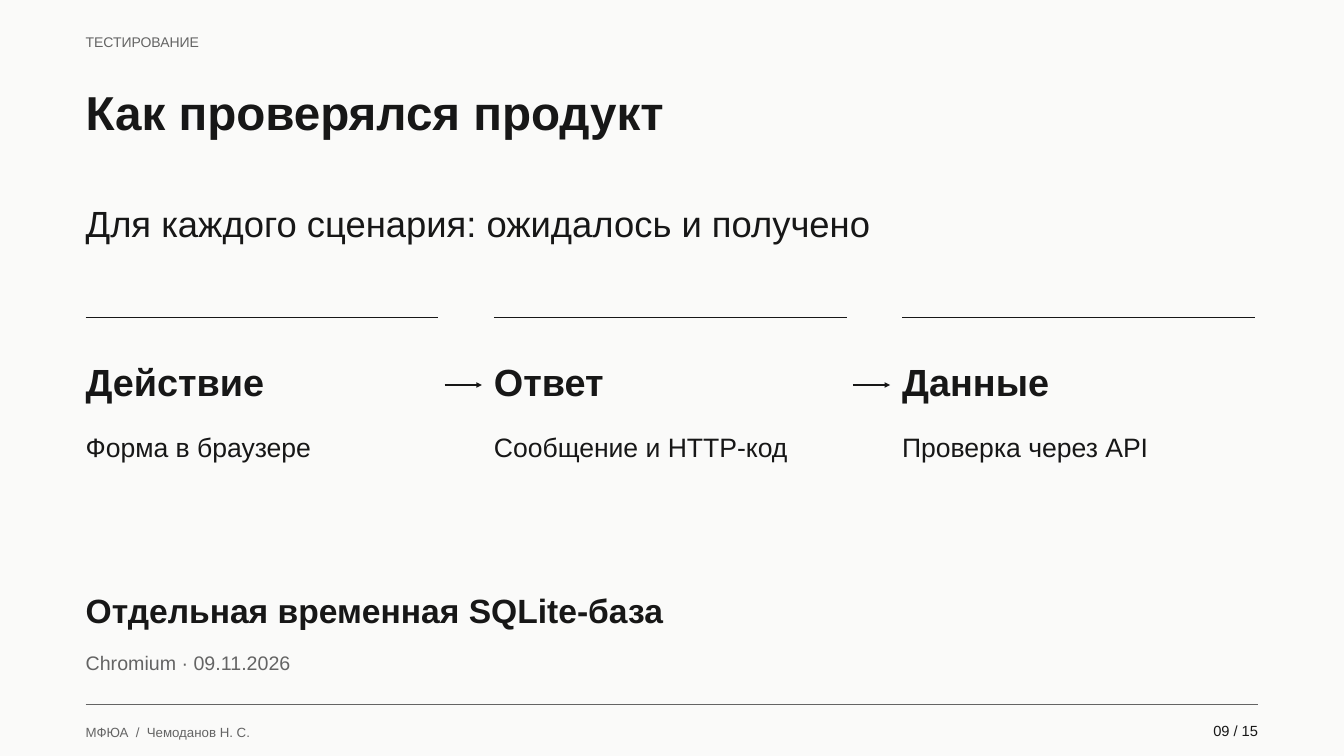
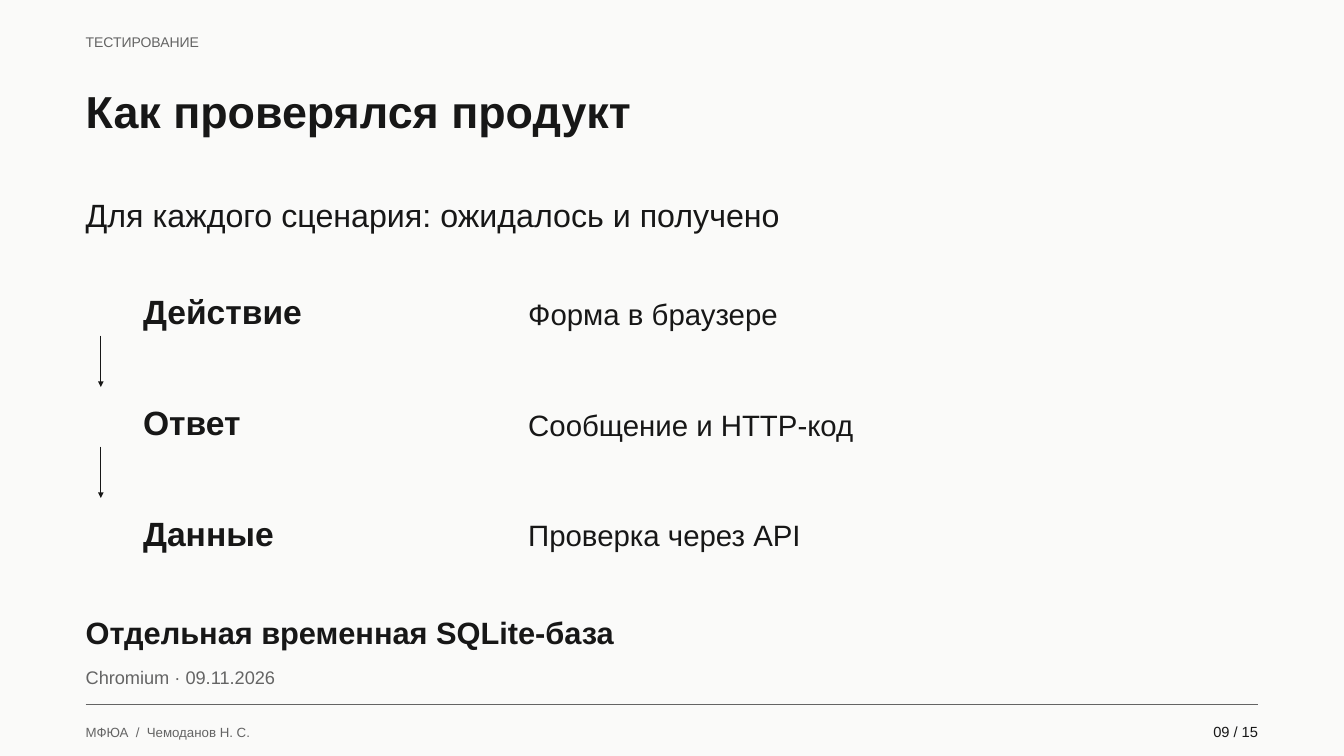
Before and after one commit to Koryza/kyyyyyrsach, a slide deck: slide 9 of docs/defense/catalog_defense.pptx. Drawn at 1344x756 pixels with LibreOffice and Linux fonts; fonts in the diff are those of the drawing. Boxes give left, top, right and bottom in pixels: in the first picture for what was removed or moved away, otherwise in the second. Text is boxed around its words. In the diff, an @@ line names an element or a change of style, - is before the commit and + after.

```diff
--- a/docs/defense/catalog_defense.pptx
+++ b/docs/defense/catalog_defense.pptx
@@ text "Как проверялся продукт" at (x1=86, y1=97, x2=630, y2=137): size 34 to 32 pt; line spacing 1.08 to 1.1 @@
@@ text "Для каждого сценария: ожидалось и ..." at (x1=86, y1=205, x2=780, y2=233): size 26 to 23 pt; line spacing 1.08 to 1.1 @@
@@ text "Действие" moved from (x1=86, y1=368, x2=265, y2=403) to (x1=143, y1=299, x2=302, y2=331) @@
@@ size 19 to 21 pt; line spacing 1.08 to 1.1 in 3 elements at (x1=528, y1=414, x2=854, y2=441), (x1=528, y1=525, x2=800, y2=552), (x1=528, y1=303, x2=778, y2=331) @@
@@ text "Форма в браузере" moved from (x1=86, y1=437, x2=311, y2=462) to (x1=528, y1=303, x2=778, y2=331) @@
@@ line removed from (494, 318) to (847, 318) @@
@@ line removed from (902, 318) to (1255, 318) @@
@@ line moved from (86, 318) - (439, 318) to (101, 336) - (101, 387) @@
@@ line (101, 336) - (101, 387): line to arrow; stroke #171717 0.7 pt to #171717 0.8 pt @@
@@ arrow removed from (853, 385) to (890, 385) @@
@@ text "Ответ" moved from (x1=494, y1=369, x2=604, y2=397) to (x1=143, y1=411, x2=240, y2=436) @@
@@ text "Сообщение и HTTP-код" moved from (x1=494, y1=437, x2=788, y2=462) to (x1=528, y1=414, x2=854, y2=441) @@
@@ arrow moved from (445, 385) - (482, 385) to (101, 447) - (101, 498) @@
@@ size 27 to 24 pt; line spacing 1.08 to 1.1 in 3 elements at (x1=143, y1=299, x2=302, y2=331), (x1=143, y1=411, x2=240, y2=436), (x1=143, y1=523, x2=274, y2=553) @@
@@ text "Данные" moved from (x1=902, y1=370, x2=1049, y2=403) to (x1=143, y1=523, x2=274, y2=553) @@
@@ text "Проверка через API" moved from (x1=902, y1=438, x2=1148, y2=462) to (x1=528, y1=525, x2=800, y2=552) @@
@@ text "Отдельная временная SQLite-база" moved from (x1=86, y1=598, x2=663, y2=630) to (x1=86, y1=621, x2=614, y2=649) @@
@@ text "Отдельная временная SQLite-база" at (x1=86, y1=621, x2=614, y2=649): size 24 to 22 pt; line spacing 1.08 to 1.1 @@
@@ text "Chromium · 09.11.2026" moved from (x1=86, y1=656, x2=291, y2=670) to (x1=86, y1=671, x2=276, y2=684) @@
@@ text "Chromium · 09.11.2026" at (x1=86, y1=671, x2=276, y2=684): size 14 to 13 pt; line spacing 1.08 to 1.1 @@
```
Also in this commit, not shown: 14 other slides changed, 7 other files.
